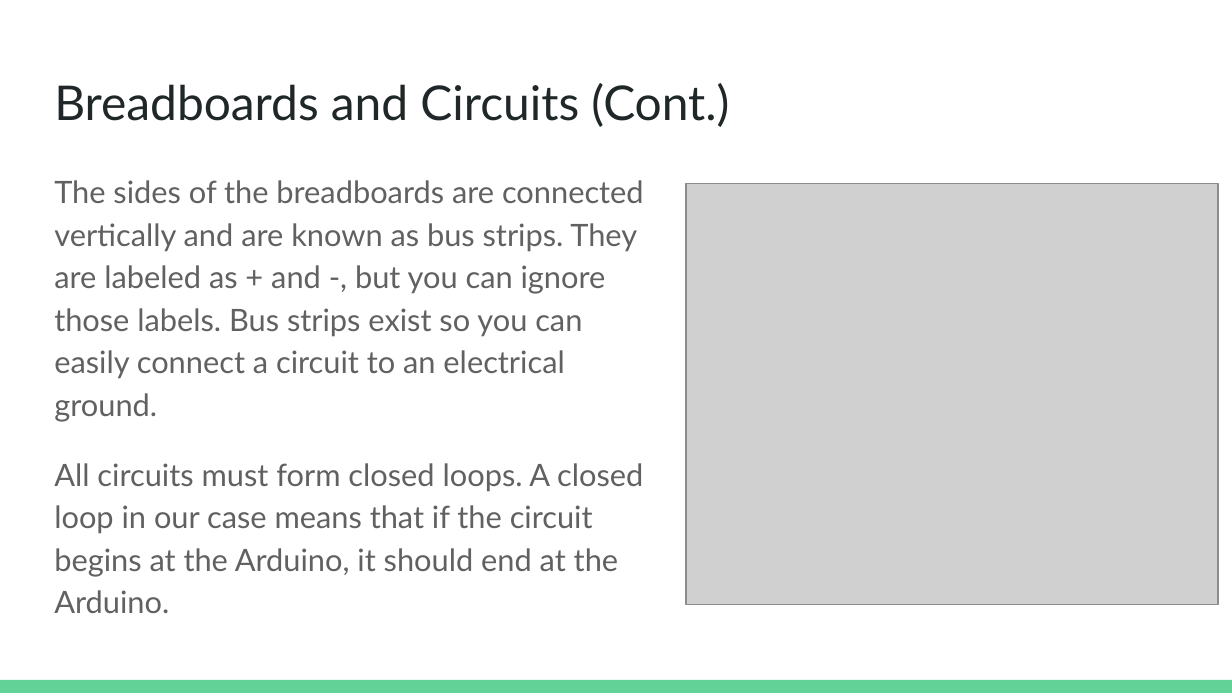
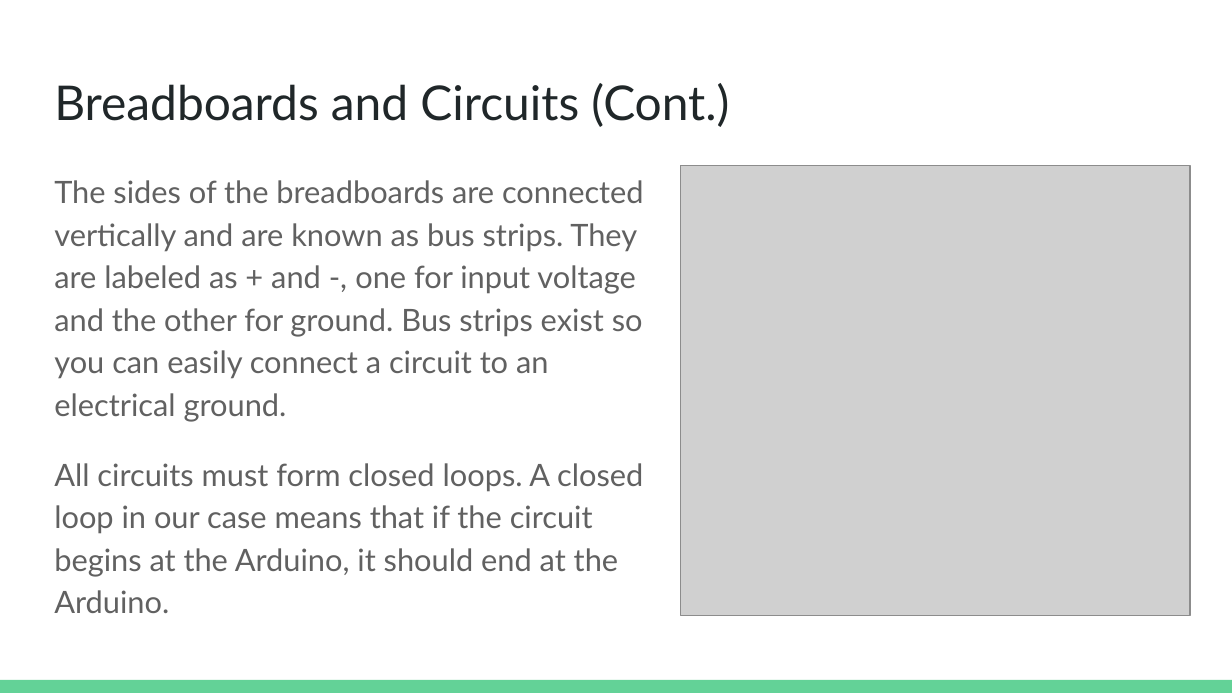
Before and after one commit to ajpasic/Battleship, a slide deck: slide 20 of Battleship GUI.pptx. Drawn at 1232x693 pixels with LibreOffice and Linux fonts; fonts in the diff are those of the drawing; grey boxes stand for pictures. Boxes give left, top, right and bottom in pixels: in the first picture for what was removed or moved away, otherwise in the second. Text is boxed around its words. In the diff, an @@ line names an element or a change of style, - is before the commit and + after.

```diff
--- a/Battleship GUI.pptx
+++ b/Battleship GUI.pptx
@@ picture: place and size @@
-picture at [686, 184, 1218, 605]
+picture at [680, 165, 1190, 615]
@@ text at [54, 180, 644, 422]: text changed @@
-The sides of the breadboards are connected vertically and are known as bus strips. They are labeled as + and -, but you can ignore those labels. Bus strips exist so you can easily connect a circuit to an electrical ground.
+The sides of the breadboards are connected vertically and are known as bus strips. They are labeled as + and -, one for input voltage and the other for ground. Bus strips exist so you can easily connect a circuit to an electrical ground.
```
Also in this commit, not shown: 8 other slides changed.
